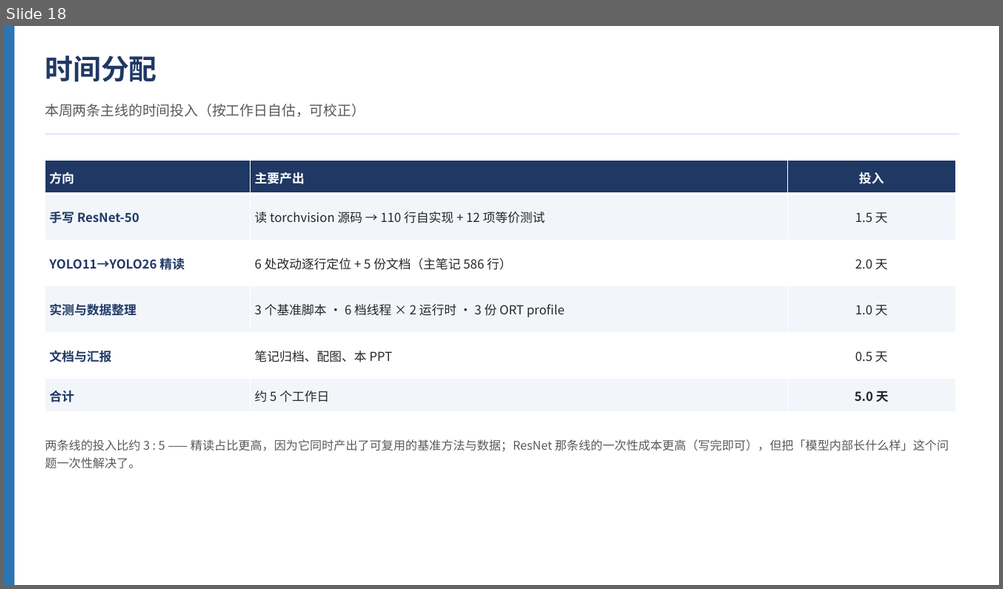
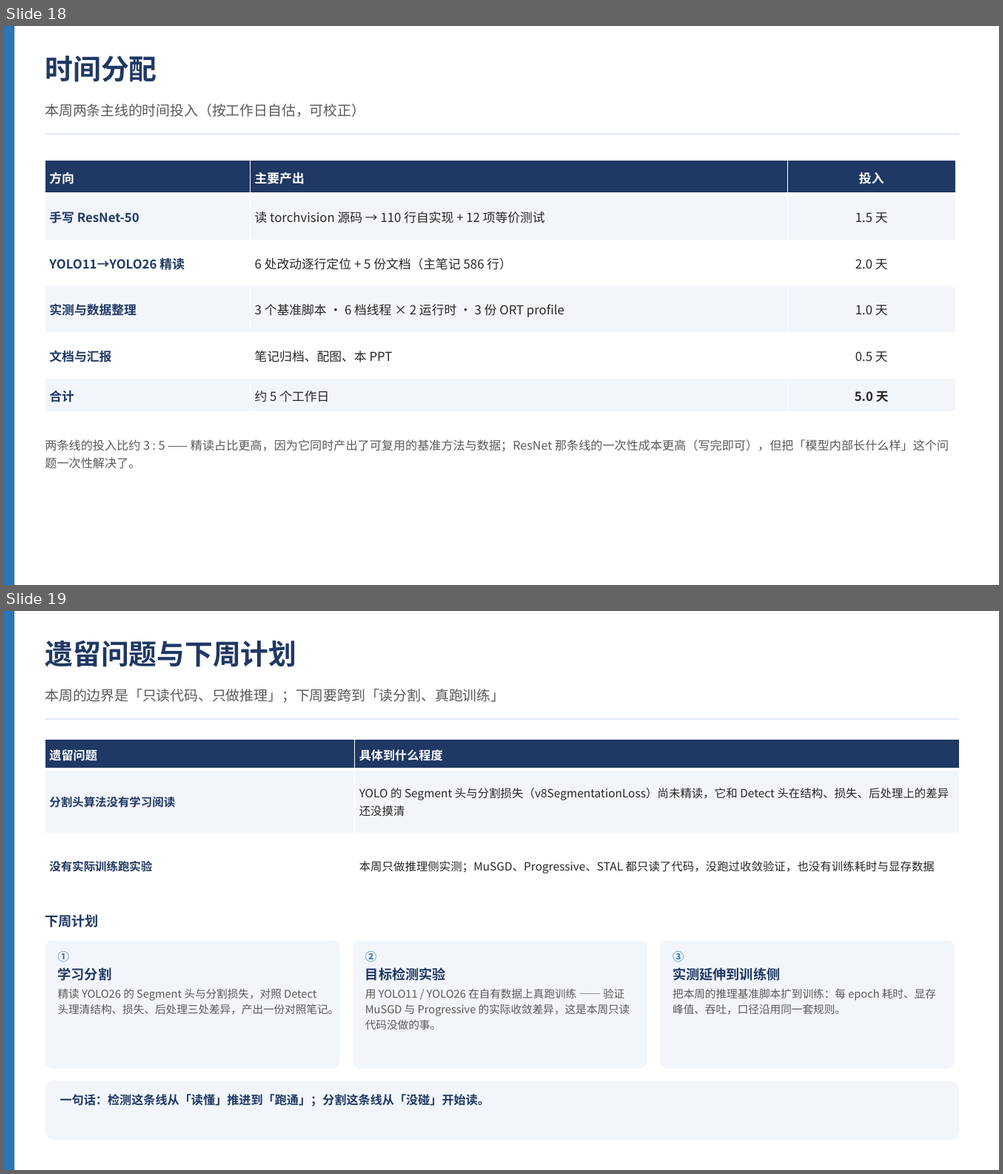
Before and after one commit to adddd392/study0, a slide deck: docs/第三周汇报.pptx. Shown one above the other, each under a label of ours: slide 18 before the commit, slides 18 and 19 after it. The pictures are 1003x589 and 1003x1174 pixels, drawn with LibreOffice and Linux fonts; fonts in the diff are those of the drawing. Boxes give left, top, right and bottom in pixels: in the first picture for what was removed or moved away, otherwise in the second. Text is boxed around its words. In the diff, an @@ line names an element or a change of style, - is before the commit and + after.

Commit message:
docs(report): 按评审意见修订第三周汇报
- P2 更名「本周兑现」，去掉上周计划列与达成列，改为方向 / 本周产出 /
  关键证据三列，只讲产出
- Part 1 重排为「怎么写 → 怎么验收 → 验收为什么分层」：P4 增补初始化
  为第三步，P5 改成验收口吻，P6 标题改为「验收为什么必须分层」
- P19 遗留问题收敛为两条：分割头算法未学习阅读、没有实际训练跑实验；
  去掉 BasicBlock、分类实验、PEP8 三项与扩展点代码块
- 下周计划改为：学习分割、目标检测实验、基准延伸到训练侧
- 同步修订讲稿的时间表、P2/P4/P6/P19 口播与预设问答

```diff
--- a/docs/第三周汇报.pptx
+++ b/docs/第三周汇报.pptx
@@ slide 19 added at (4, 611, 999, 1170), background #FFFFFF @@
@@ rectangle added at (4, 611, 14, 1170), fill #2E75B6 @@
@@ text added at (45, 640, 296, 667), 27 pt, text #1F3864, bold @@
+遗留问题与下周计划
@@ text added at (45, 689, 504, 703), 13.5 pt, text #595959 @@
+本周的边界是「只读代码、只做推理」；下周要跨到「读分割、真跑训练」
@@ rectangle added at (45, 718, 959, 720), fill #DEE9F7 @@
@@ table added at (45, 739, 959, 984), 3 rows, 2 columns @@
+遗留问题 | 具体到什么程度
+分割头算法没有学习阅读 | YOLO 的 Segment 头与分割损失（v8SegmentationLoss）尚未精读，它和 Detect 头在结构、损失、后处理上的差异还没摸清
+没有实际训练跑实验 | 本周只做推理侧实测；MuSGD、Progressive、STAL 都只读了代码，没跑过收敛验证，也没有训练耗时与显存数据
@@ text added at (45, 914, 99, 928), 13 pt, text #1F3864, bold @@
+下周计划
@@ rounded rectangle added at (45, 941, 340, 1069), fill #F2F6FB, 10.5 pt, text #595959 @@
+①
+学习分割
+精读 YOLO26 的 Segment 头与分割损失，对照 Detect 头理清结构、损失、后处理三处差异，产出一份对照笔记。
@@ rounded rectangle added at (353, 941, 647, 1069), fill #F2F6FB, 10.5 pt, text #595959 @@
+②
+目标检测实验
+用 YOLO11 / YOLO26 在自有数据上真跑训练 —— 验证 MuSGD 与 Progressive 的实际收敛差异，这是本周只读代码没做的事。
@@ rounded rectangle added at (660, 941, 955, 1069), fill #F2F6FB, 10.5 pt, text #595959 @@
+③
+实测延伸到训练侧
+把本周的推理基准脚本扩到训练：每 epoch 耗时、显存峰值、吞吐，口径沿用同一套规则。
@@ rounded rectangle added at (45, 1081, 959, 1141), fill #F2F6FB @@
@@ text added at (60, 1094, 489, 1107), 11.5 pt, text #1F3864, bold @@
+一句话：检测这条线从「读懂」推进到「跑通」；分割这条线从「没碰」开始读。
```
Also in this commit, not shown: 4 slides changed, 1 slide removed, 1 other file.
